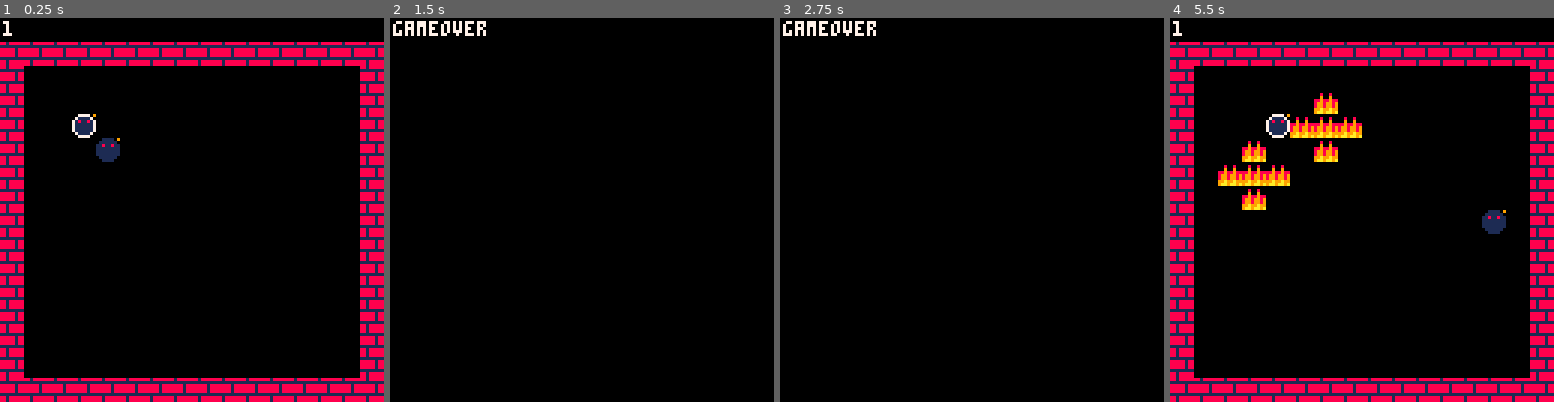
Above: before the commit, frames 1-4 (left to right).
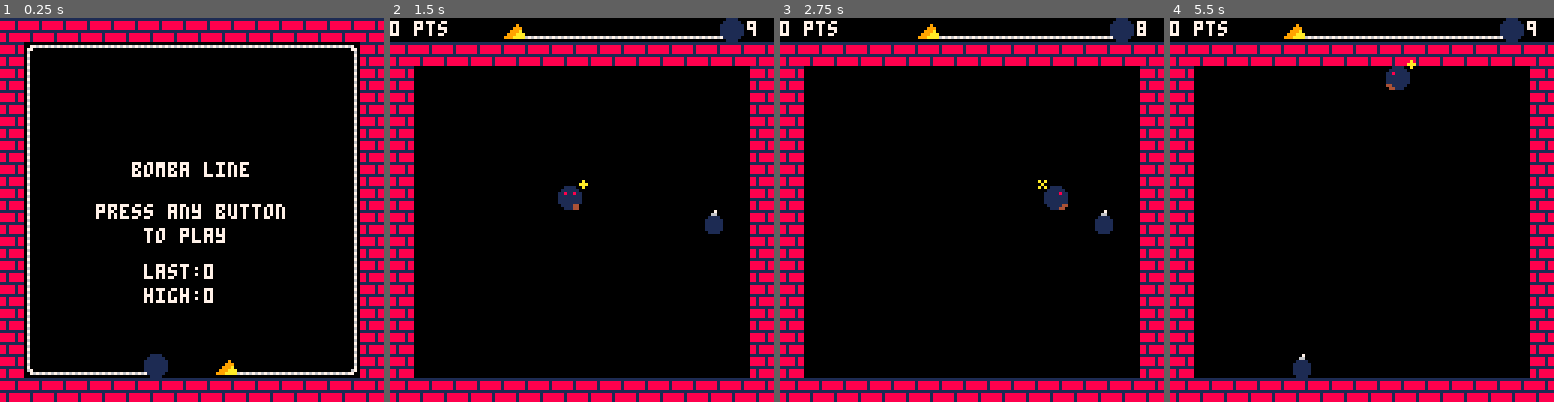
Above: after the commit, the same moments.

Repository: josephmarksjr/ld51
Game: PICO-8 cartridge ld51.p8
The game is run twice, just before and just after one commit, with the same random seed, the same clock (stepped at 60 frames per second) and the same inputs.
Inputs:
- Up to frame 1 (0.25 s): no input
- Up to frame 2 (1.5 s): tap X (X key) at 0.33, 1.07 s; tap O (Z key) at 0.7 s
- Up to frame 3 (2.75 s): hold Right 1.6-2.1 s; tap O (Z key) at 1.7, 2.1, 2.5 s; tap X (X key) at 1.85 s; hold Up 2.15-2.42 s; hold Right from 2.47 s (still down)
- Up to frame 4 (5.5 s): tap O (Z key) every 0.4 s from 2.9 to 5.3 s; tap X (X key) at 2.97, 4.08, 5.2 s; release Right at 3.03 s; hold Left 3.08-3.58 s; hold Down 3.63-3.97 s; hold Right 4.02-4.68 s; hold Up 4.73-5.03 s; hold Left from 5.08 s (still down)

The runs differ from the first frame. In frame 1, 24% of the frame differs, in the area x 0-100%, y 0-99%; in frame 2, 25%, in the area x 0-100%, y 0-100%; in frame 3, 25%; in frame 4, 15%.

Commit message:
Update ld51.p8
Final code dump for LD51.

Diff:
--- a/ld51.p8
+++ b/ld51.p8
@@ -5,48 +5,61 @@
 -- theme: every ten seconds
 -- date: 9/30/2022-10/2/2022
 
-t=0
-s=0
-px=4
-py=4
-b={}
-pb={}
-f={}
---0=r,1=l,2=u,3=d
-d=0
-w={}
-gameover=false
-odd=true
+--@todo: title screen
+--@todo: sfx
+
+--game vars
+gameover=false--gameover bool
+exploding=false
+title=true
+score=0
+last_score=0
+high_score=0
+
+--time vars
+t=11--timer
+s=0--second counter,resets 6x/sec
+ss=0--second counter,resets 12x/sec
+
+--time bools
+odd=true--is odd second
+pss=false--bool flips 6x/sec
+f12=false--flips 12xtimes/sec
+
+--player vars
+px=4--player x pos
+py=4--player y pos
+d=0--direction:0=r,1=l,2=u,3=d
+
+--tables
+b={}--bombs(tail)
+pb={}--bomb on map
+f={}--fire
+w={}--walls
 
 function _init()
 	init_game()
-end
-
-function reset_pb()
- pb={
-	 x=1+flr(rnd(14)),
-	 y=2+flr(rnd(13))
-	}
-end
-
-function splode()
- add(f,{x=px,y=py,s=0})
- add(f,{x=px-1,y=py,s=0})
- add(f,{x=px+1,y=py,s=0})
- add(f,{x=px,y=py+1,s=0})
- add(f,{x=px,y=py-1,s=0})
- del(b,b[1])
-
- t=1
+	title=true
 end
 
 function init_game()
  gameover=false
+ exploding=false
+ title=false
+ score=0
+ t=11
+ s=0
  odd=true
- t=1
+ pss=false
+ f12=false
+ px=7
+ py=2
+ d=3
+ b={}
+ pb={}
  f={}
- px=4
- py=4
+ w={}
+
 	reset_pb()
 
  --init walls
@@ -62,16 +75,36 @@
  end
 end
 
-function add_bomb()
- add(b,{x=nil,y=nil})
-end
-
 function update_game()
+	--update vars
 	s+=(1/5)
+	ss+=(1/10)
 	odd=(flr(t)%2==0)
 	opx=px
  opy=py
+
+ --12 times a second
+ if(ss>1)then
+  --flip 12x/sec bool
+	 if(f12==true)then
+	  f12=false
+	 else
+	  f12=true
+	 end
+  ss=0
+ end
+
+ --process these every "step"
+ --six times a second
 	if(s>1)then
+	 --flip 6x/sec bool
+	 if(pss==true)then
+	  pss=false
+	 else
+	  pss=true
+	 end
+
+	 --move player based on direction
 	 if(d==0)then
    px-=1
   elseif(d==1)then
@@ -82,6 +115,7 @@
    py+=1
   end
 
+  --process bomba line
   skip=false
 	 obx=nil
 	 oby=nil
@@ -104,23 +138,21 @@
 	  end
 	 end
 
+  --set s back to zero
 	 s=0
 	end
 
+ -- for debugging
  if(btnp(❎))then
+  --splode()
+ end
+ if(btnp(🅾️))then
   --add_bomb()
-  --del(b,b[1])
-  splode()
- end
-
-	nt=t+(1/30)
- if(nt>=11)then
-  --reached ten seconds
-  splode()
- else
-  t=nt
- end
-
+ end
+
+	update_timer()
+
+ --update direction
  if(btnp(0) and d!=1)then
   d=0
  elseif(btnp(1) and d!=0)then
@@ -131,43 +163,94 @@
   d=3
  end
 
+ --pick up bomb
  if(px==pb.x and py==pb.y)then
   add_bomb()
   reset_pb()
  end
 
+ --process flames
  for ff in all(f) do
-  ff.s+=0.01
+  ff.s+=(1/60)
   if(ff.s>10)then
    del(f,ff)
   end
  end
 
- --check collisions with player
+ --check collisions with walls
  for ww in all(w) do
   if(ww.x==px and ww.y==py)then
+   splode()
    gameover=true
   end
  end
+
+ --check collisions with flames
  for ff in all(f) do
+  --check player
   if(ff.x==px and ff.y==py)then
-   if(t>2)then
+   if(exploding==false)then
     gameover=true
    end
   end
- end
+
+  --check bomb item
+  if(ff.x==pb.x and ff.y==pb.y)then
+   reset_pb()
+  end
+ end
+
+ --check collisions with bombs
  for bb in all(b) do
   if(bb.x==px and bb.y==py)then
+   splode()
    gameover=true
   end
+ end
+end
+
+function update_timer()
+ nt=t-(1/30)--new timer
+
+ --process true zero
+ if(nt<=0)then
+  if(count(b)==0)then
+   gameover=true
+  end
+
+  t=11
+ elseif(nt<=1)then
+  --reached zero
+  if(exploding!=true)then
+    splode()
+    exploding=true
+  end
+
+  if(pb.x==-1 and pb.y==-1)then
+   reset_pb()
+  end
+  t=nt
+ else
+  t=nt
+  exploding=false
  end
 end
 
 function _update()
  if(gameover==true)then
   -- check to restart
-  if(btn(0))then
+  if(btnp()>0)then
+   title=true
+   last_score=score
+   if(score>high_score)then
+    high_score=score
+   end
+   gameover=false
+  end
+ elseif(title==true)then
+  if(btnp()>0)then
    init_game()
+   title=false
   end
  else
   update_game()
@@ -176,22 +259,37 @@
 
 function _draw()
  cls()
- print(flr(t),1,1,7)
- --ps=1
- --if((t-flr(t))<0.2)then
-   --ps=2
- --end
-
+
+ --print ui
+ if(t<11)then
+	 --draw ui bomb
+	 --draw spark
+	 xbuff=30
+	 --draw string
+	 if(flr(t)>0)then
+		 for i=1,flr(t) do
+		  spr(19,(10-i)*8+xbuff,0)
+		 end
+		 spr(18,(10-flr(t))*8+xbuff,0)
+		 --draw bomb
+		 spr(20,10*8+xbuff,0)
+		 if(t<=3 and pss==true)then
+		  spr(21,10*8+xbuff,0)
+		 end
+	 end
+	 --print timer
+	 print(flr(t),xbuff+89,1,7)
+ end
+
+ --draw score
+ print(score.." pts",soffset,1)
+
+ --draw walls
  for ww in all(w) do
   spr(16,ww.x*8,ww.y*8)
  end
 
- for bb in all(b) do
-  if(bb.x!=nil and bb.y!=nil)then
-   spr(2,bb.x*8,bb.y*8)
-  end
- end
-
+ -- draw flames
  for ff in all(f) do
   fsp=32
   if(ff.s>6.66)then
@@ -207,18 +305,174 @@
   spr(fsp,ff.x*8,ff.y*8)
  end
 
- spr(1,pb.x*8,pb.y*8)
- spr(1,px*8,py*8)
-
- if(flr(t)<2)then
-  spr(3,px*8,py*8)
- end
-
+ --draw bomba line
+ for bb in all(b) do
+  if(bb.x!=nil and bb.y!=nil)then
+   spr(48,bb.x*8,bb.y*8)
+  end
+ end
+
+ -- draw bomb pickup
+ spr(17,pb.x*8,pb.y*8)
+
+ --process player vars
+ pxs=6
+ ssp=39
+ spx=px
+ spy=py-1
+ if(d==0)then
+  pxs=4
+  ssp=39
+  spx=px+1
+ end
+ if(d==1)then
+  pxs=7
+  ssp=41
+  spx=px-1
+ end
+ if(d==2)then
+  pxs=10
+  ssp=41
+  spx=px-1
+ end
+ if(d==3)then
+  pxs=1
+  ssp=39
+  spx=px+1
+ end
+ if(pss==true)then
+  pxs+=1
+ end
+ if(f12==true)then
+  ssp+=1
+ end
+
+ --var used for spark placement
+ mm=-1
+ if(d==1 or d==2)then
+  mm=1
+ end
+
+ -- draw these if playing
+ if(gameover==false)then
+  --draw player
+  spr(pxs,px*8,py*8)
+  --draw spark
+  spr(ssp,(spx*8)+mm,(spy*8)+1)
+  --if exploding, flash red
+  if(exploding==true and pss==true)then
+   spr(49,px*8,py*8)
+  end
+  --flash if "invincible"
+  if(
+  	exploding==false and
+   t<=3 and
+   pss==true
+  )then
+   spr(50,px*8,py*8)
+  end
+ end
+
+ --draw these if gameover
  if(gameover==true)then
+  map(2,5,16,40,12,5)
+  print("game over",46,48,7)
+  print("press any button"
+   ,32,58,7)
+  print("to play again"
+   ,38,66,7)
+ end
+
+ --draw these if title
+ if(title==true)then
   cls()
-  print("gameover",1,1,7)
- end
-end
+  map(16,0,0,0,16,16)
+  print("bomba line",44,48,7)
+  print("press any button"
+   ,32,62,7)
+  print("to play"
+   ,48,70,7)
+  print("last:"..last_score
+   ,48,82,7)
+   print("high:"..high_score
+   ,48,90,7)
+ end
+end
+-->8
+--functions
+
+--resets bomb to random loc
+function reset_pb()
+ pb={
+  x=1+flr(rnd(14)),
+  y=2+flr(rnd(13))
+ }
+end
+
+--adds a bomb to the line
+function add_bomb()
+ add(b,{x=nil,y=nil})
+ score+=1
+end
+
+--explodes the fist bomb in line
+function splode()
+ --row 1
+ fl(px-1,py-2)
+ fl(px,py-2)
+ fl(px+1,py-2)
+
+ --row 2
+ fl(px-2,py-1)
+ fl(px-1,py-1)
+ fl(px,py-1)
+ fl(px+1,py-1)
+ fl(px+2,py-1)
+
+ --row 3
+ fl(px-2,py)
+ fl(px-1,py)
+ fl(px,py)
+ fl(px+1,py)
+ fl(px+2,py)
+
+ --row 4
+ fl(px-2,py+1)
+ fl(px-1,py+1)
+ fl(px,py+1)
+ fl(px+1,py+1)
+ fl(px+2,py+1)
+
+ --row 5
+ fl(px-1,py+2)
+ fl(px,py+2)
+ fl(px+1,py+2)
+end
+
+function fl(fx,fy)
+ add(f,{x=fx,y=fy,s=0})
+end
+…(21 lines of a section not shown)…
 
 
 
@@ -248,18 +502,25 @@
 0000000000000000000000000000000001000000000000000000000000000000000000000000000000000000000000000000000000000000000000000000000000000000000000000000000000000000000000000000000000000000000000000000000000000000000000000000000000000000000000000000000000000000
 0000000000000000000000000000000000000000000000000000000000000000000000000000000000000000000000000000000000000000000000000000000000000000000000000000000000000000000000000000000000000000000000000000000000000000000000000000000000000000000000000000000000000000
 __map__
-1010101010101010101010101010101000000000000000000000000000000000000000000000000000000000000000000000000000000000000000000000000000000000000000000000000000000000000000000000000000000000000000000000000000000000000000000000000000000000000000000000000000000000
-1000000000000000000000000000001000000000000000000000000000000000000000000000000000000000000000000000000000000000000000000000000000000000000000000000000000000000000000000000000000000000000000000000000000000000000000000000000000000000000000000000000000000000
-1000000000000000000000000000001000000000000000000000000000000000000000000000000000000000000000000000000000000000000000000000000000000000000000000000000000000000000000000000000000000000000000000000000000000000000000000000000000000000000000000000000000000000
-1000000000000000000000000000001000000000000000000000000000000000000000000000000000000000000000000000000000000000000000000000000000000000000000000000000000000000000000000000000000000000000000000000000000000000000000000000000000000000000000000000000000000000
-1000000000000000000000000000001000000000000000000000000000000000000000000000000000000000000000000000000000000000000000000000000000000000000000000000000000000000000000000000000000000000000000000000000000000000000000000000000000000000000000000000000000000000
-1000000000000000000000000000001000000000000000000000000000000000000000000000000000000000000000000000000000000000000000000000000000000000000000000000000000000000000000000000000000000000000000000000000000000000000000000000000000000000000000000000000000000000
-1000000000000000000000000000001000000000000000000000000000000000000000000000000000000000000000000000000000000000000000000000000000000000000000000000000000000000000000000000000000000000000000000000000000000000000000000000000000000000000000000000000000000000
-1000000000000000000000000000001000000000000000000000000000000000000000000000000000000000000000000000000000000000000000000000000000000000000000000000000000000000000000000000000000000000000000000000000000000000000000000000000000000000000000000000000000000000
-1000000000000000000000000000001000000000000000000000000000000000000000000000000000000000000000000000000000000000000000000000000000000000000000000000000000000000000000000000000000000000000000000000000000000000000000000000000000000000000000000000000000000000
-1000000000000000000000000000001000000000000000000000000000000000000000000000000000000000000000000000000000000000000000000000000000000000000000000000000000000000000000000000000000000000000000000000000000000000000000000000000000000000000000000000000000000000
-1000000000000000000000000000001000000000000000000000000000000000000000000000000000000000000000000000000000000000000000000000000000000000000000000000000000000000000000000000000000000000000000000000000000000000000000000000000000000000000000000000000000000000
-1000000000000000000000000000001000000000000000000000000000000000000000000000000000000000000000000000000000000000000000000000000000000000000000000000000000000000000000000000000000000000000000000000000000000000000000000000000000000000000000000000000000000000
-1000000000000000000000000000001000000000000000000000000000000000000000000000000000000000000000000000000000000000000000000000000000000000000000000000000000000000000000000000000000000000000000000000000000000000000000000000000000000000000000000000000000000000
-1000000000000000000000000000001000000000000000000000000000000000000000000000000000000000000000000000000000000000000000000000000000000000000000000000000000000000000000000000000000000000000000000000000000000000000000000000000000000000000000000000000000000000
-1010101010101010101010101010101000000000000000000000000000000000000000000000000000000000000000000000000000000000000000000000000000000000000000000000000000000000000000000000000000000000000000000000000000000000000000000000000000000000000000000000000000000000
+1020202010101010101010101010101010101010101010101010101010101010000000000000000000000000000000000000000000000000000000000000000000000000000000000000000000000000000000000000000000000000000000000000000000000000000000000000000000000000000000000000000000000000
+20202020200000000000000000000010101a1919191919191919191919191810000000000000000000000000000000000000000000000000000000000000000000000000000000000000000000000000000000000000000000000000000000000000000000000000000000000000000000000000000000000000000000000000
+20202020200000001400000000000010101b0000000000000000000000001710000000000000000000000000000000000000000000000000000000000000000000000000000000000000000000000000000000000000000000000000000000000000000000000000000000000000000000000000000000000000000000000000
+20202020200000121313131400000010101b0000000000000000000000001710000000000000000000000000000000000000000000000000000000000000000000000000000000000000000000000000000000000000000000000000000000000000000000000000000000000000000000000000000000000000000000000000
+10202020000000000000000000000010101b0000000000000000000000001710000000000000000000000000000000000000000000000000000000000000000000000000000000000000000000000000000000000000000000000000000000000000000000000000000000000000000000000000000000000000000000000000
+10004042424242424242424242410010101b0000000000000000000000001710000000000000000000000000000000000000000000000000000000000000000000000000000000000000000000000000000000000000000000000000000000000000000000000000000000000000000000000000000000000000000000000000
+10004446464646464646464646450010101b0000000000000000000000001710000000000000000000000000000000000000000000000000000000000000000000000000000000000000000000000000000000000000000000000000000000000000000000000000000000000000000000000000000000000000000000000000
+10004446464646464646464646450010101b0000000000000000000000001710000000000000000000000000000000000000000000000000000000000000000000000000000000000000000000000000000000000000000000000000000000000000000000000000000000000000000000000000000000000000000000000000
+10004446464646464646464646450010101b0000000000000000000000001710000000000000000000000000000000000000000000000000000000000000000000000000000000000000000000000000000000000000000000000000000000000000000000000000000000000000000000000000000000000000000000000000
+10005043434343434343434343510010101b0000000000000000000000001710000000000000000000000000000000000000000000000000000000000000000000000000000000000000000000000000000000000000000000000000000000000000000000000000000000000000000000000000000000000000000000000000
+10000000000000000000000000000010101b0000000000000000000000001710000000000000000000000000000000000000000000000000000000000000000000000000000000000000000000000000000000000000000000000000000000000000000000000000000000000000000000000000000000000000000000000000
+10000000000000000000000000000010101b0000000000000000000000001710000000000000000000000000000000000000000000000000000000000000000000000000000000000000000000000000000000000000000000000000000000000000000000000000000000000000000000000000000000000000000000000000
+10000000000000000000000000000010101b0000000000000000000000001710000000000000000000000000000000000000000000000000000000000000000000000000000000000000000000000000000000000000000000000000000000000000000000000000000000000000000000000000000000000000000000000000
+10000000000000000000000000000010101b0000000000000000000000001710000000000000000000000000000000000000000000000000000000000000000000000000000000000000000000000000000000000000000000000000000000000000000000000000000000000000000000000000000000000000000000000000
+10101010101010101010101010101010101d1313131314000012131313131610000000000000000000000000000000000000000000000000000000000000000000000000000000000000000000000000000000000000000000000000000000000000000000000000000000000000000000000000000000000000000000000000
+0000000000000000000000000000000010101010101010101010101010101010000000000000000000000000000000000000000000000000000000000000000000000000000000000000000000000000000000000000000000000000000000000000000000000000000000000000000000000000000000000000000000000000
+…(6 lines of a section not shown)…
Not shown, changed: 41 lines of the sprite sheet (__gfx__) section of ld51.p8
Not shown, changed: the music (__music__) section of ld51.p8
Not shown, changed: the sound effects (__sfx__) section of ld51.p8
